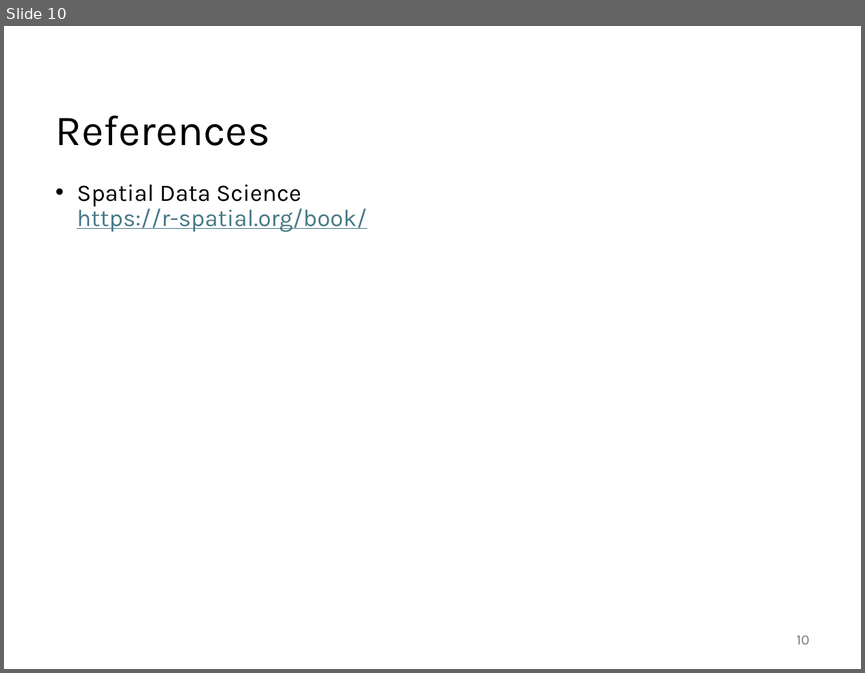
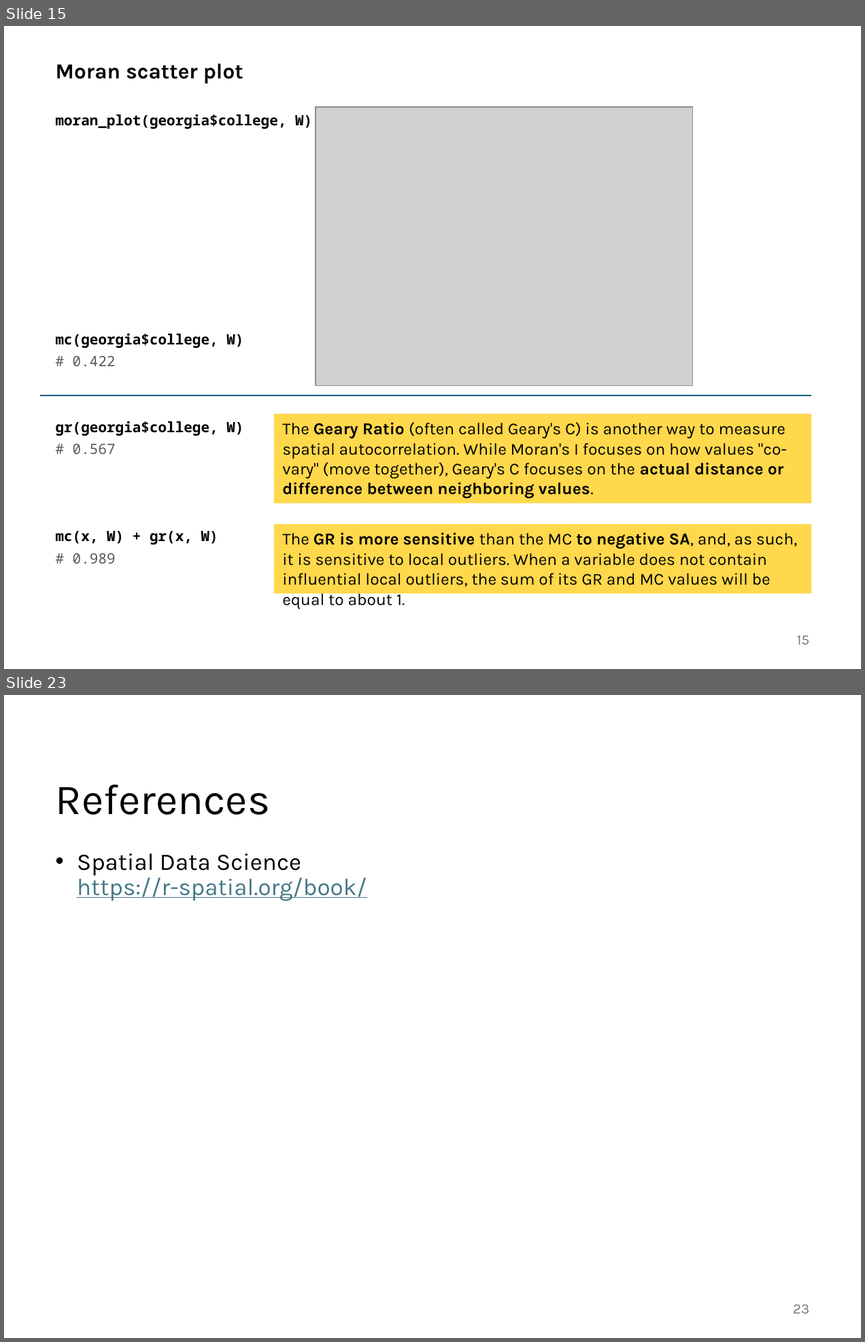
Before and after one commit to abuabara/abuabara.github.io, a slide deck: DAEN489S26/week12_slides.pptx. Shown one above the other, each under a label of ours: slide 10 before the commit, slides 15 and 23 after it; the slides between them are not shown. The pictures are 865x673 and 865x1342 pixels, drawn with LibreOffice and Linux fonts; fonts in the diff are those of the drawing; grey boxes stand for pictures. Boxes give left, top, right and bottom in pixels: in the first picture for what was removed or moved away, otherwise in the second. Text is boxed around its words. In the diff, an @@ line names an element or a change of style, - is before the commit and + after.

```diff
--- a/DAEN489S26/week12_slides.pptx
+++ b/DAEN489S26/week12_slides.pptx
@@ slide 15 added at <box>4,26,861,669</box>, background #FFFFFF @@
@@ text added at <box>56,63,243,84</box>, 18 pt, text #000000, bold @@
+Moran scatter plot
@@ picture added at <box>316,106,693,385</box> @@
@@ text added at <box>56,114,312,563</box>, 12 pt, text #000000, bold @@
+moran_plot(georgia$college, W)
+mc(georgia$college, W)
+# 0.422
+gr(georgia$college, W)
+# 0.567
+mc(x, W) + gr(x, W)
+# 0.989
@@ line added from (40, 395) to (811, 395), #156082 1.5 pt @@
@@ rectangle added at <box>274,414,811,503</box>, fill #FFD84C, 14 pt, text #000000 @@
+The Geary Ratio (often called Geary's C) is another way to measure spatial autocorrelation. While Moran's I focuses on how values "co-vary" (move together), Geary's C focuses on the actual distance or difference between neighboring values.
@@ rectangle added at <box>274,524,811,593</box>, fill #FFD84C, 14 pt, text #000000 @@
+The GR is more sensitive than the MC to negative SA, and, as such, it is sensitive to local outliers. When a variable does not contain influential local outliers, the sum of its GR and MC values will be equal to about 1.
@@ page number added at <box>797,635,810,644</box>, 12 pt, text #797979 @@
+15
@@ what was slide 10 is now slide 23 @@
@@ page number at <box>793,1304,810,1313</box>: text changed @@
-10
+23
```
Also in this commit, not shown: 6 slides changed, 13 other slides added, 1 slide removed, 1 other file.
